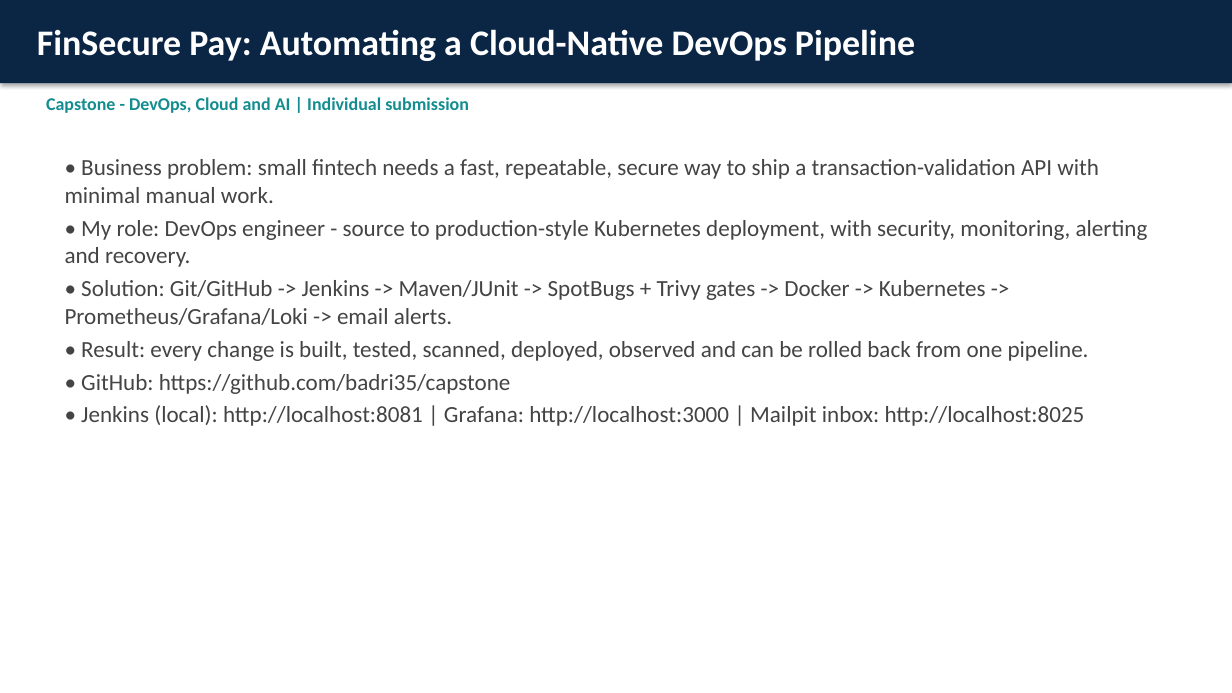
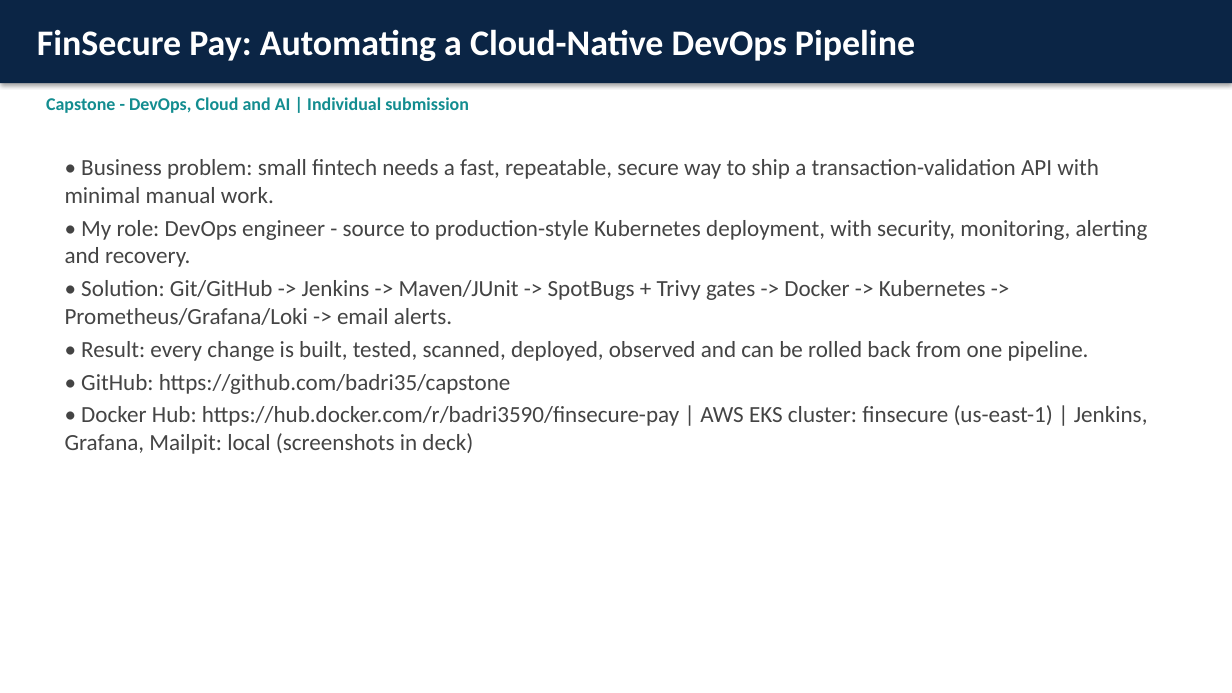
Before and after one commit to badri35/capstone, a slide deck: slide 1 of FinSecure-Pay-Capstone.pptx. Drawn at 1232x693 pixels with LibreOffice and Linux fonts; fonts in the diff are those of the drawing. Boxes give left, top, right and bottom in pixels: in the first picture for what was removed or moved away, otherwise in the second. Text is boxed around its words. In the diff, an @@ line names an element or a change of style, - is before the commit and + after.

Commit message:
docs: EKS deployment evidence, screenshots and refreshed deck

```diff
--- a/FinSecure-Pay-Capstone.pptx
+++ b/FinSecure-Pay-Capstone.pptx
@@ text at [65,405,1148,454]: text changed @@
-• Jenkins (local): http://localhost:8081 | Grafana: http://localhost:3000 | Mailpit inbox: http://localhost:8025
+• Docker Hub: https://hub.docker.com/r/badri3590/finsecure-pay | AWS EKS cluster: finsecure (us-east-1) | Jenkins, Grafana, Mailpit: local (screenshots in deck)
```
Also in this commit, not shown: 4 other slides changed, 8 other files.
